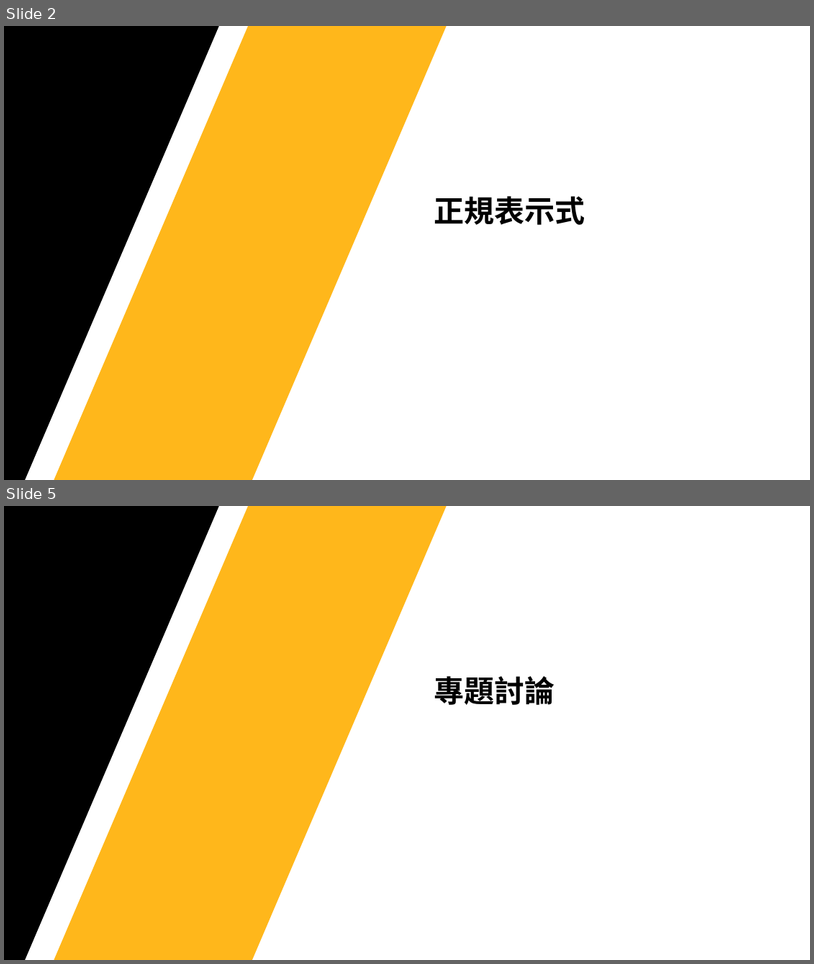
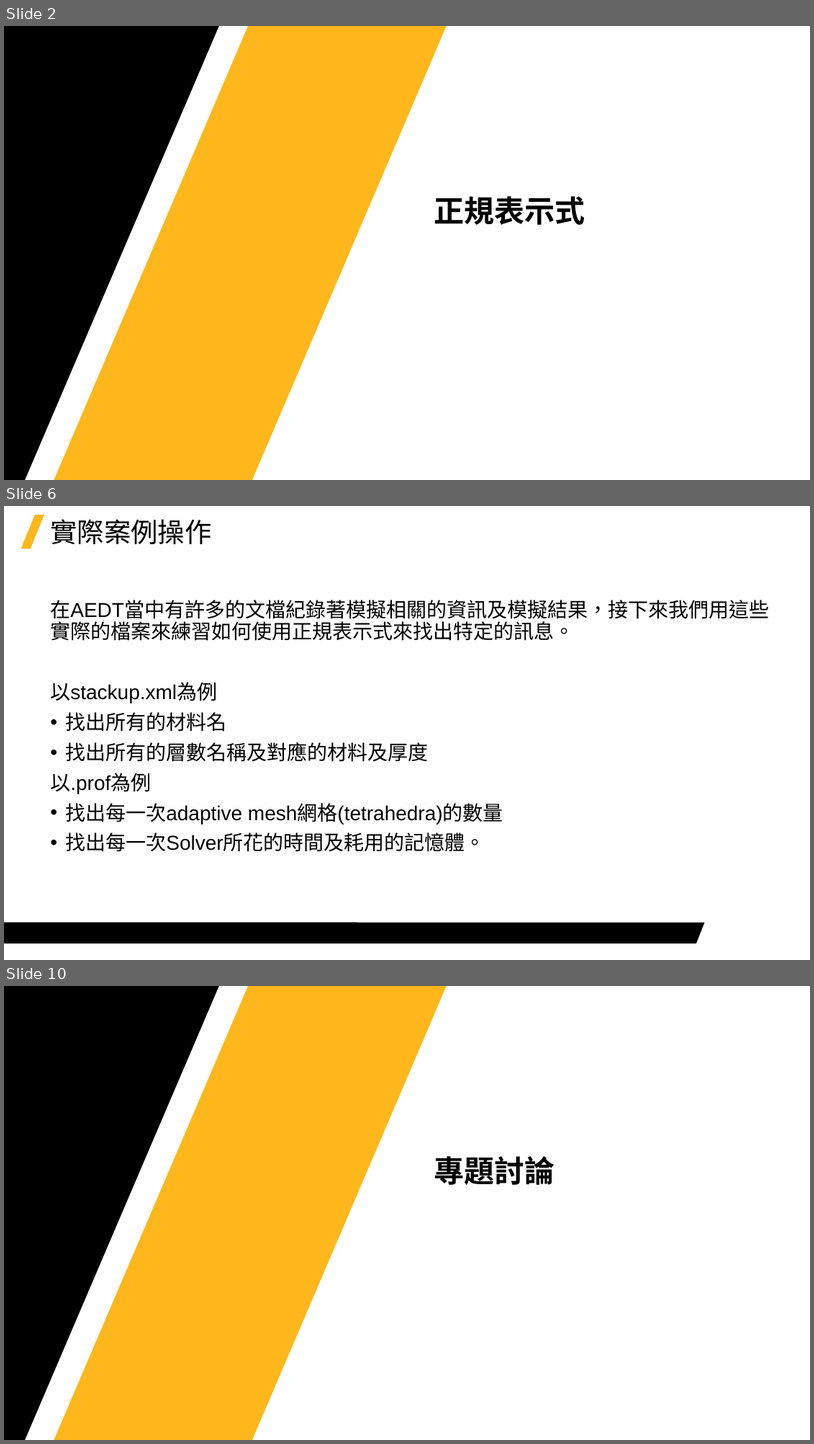
Before and after one commit to Jerrick-cheng/AEDT-Automation-Camp, a slide deck: 上課教材/Week6.pptx. Shown one above the other, each under a label of ours: slides 2 and 5 before the commit, slides 2, 6 and 10 after it; the slides between them are not shown. The pictures are 814x964 and 814x1444 pixels, drawn with LibreOffice and Linux fonts; fonts in the diff are those of the drawing; background and template pictures are left out. Boxes give left, top, right and bottom in pixels: in the first picture for what was removed or moved away, otherwise in the second. Text is boxed around its words. In the diff, an @@ line names an element or a change of style, - is before the commit and + after.

```diff
--- a/上課教材/Week6.pptx
+++ b/上課教材/Week6.pptx
@@ slide 6 added at [4, 506, 810, 960], background #FFFFFF @@
@@ parallelogram added at [21, 515, 44, 548], fill #FFB71B @@
@@ title added at [50, 519, 211, 544], 32 pt, text #000000 @@
+實際案例操作
@@ text added at [50, 600, 769, 852], 24 pt, text #000000 @@
+在AEDT當中有許多的文檔紀錄著模擬相關的資訊及模擬結果，接下來我們用這些實際的檔案來練習如何使用正規表示式來找出特定的訊息。
+以stackup.xml為例
+• 找出所有的材料名
+• 找出所有的層數名稱及對應的材料及厚度
+以.prof為例
+• 找出每一次adaptive mesh網格(tetrahedra)的數量
+• 找出每一次Solver所花的時間及耗用的記憶體。
@@ freeform shape added at [4, 922, 705, 943], fill #000000 @@
@@ what was slide 5 is now slide 10 @@
```
Also in this commit, not shown: 1 slide changed, 5 other slides added, 1 slide removed, 2 other files.
